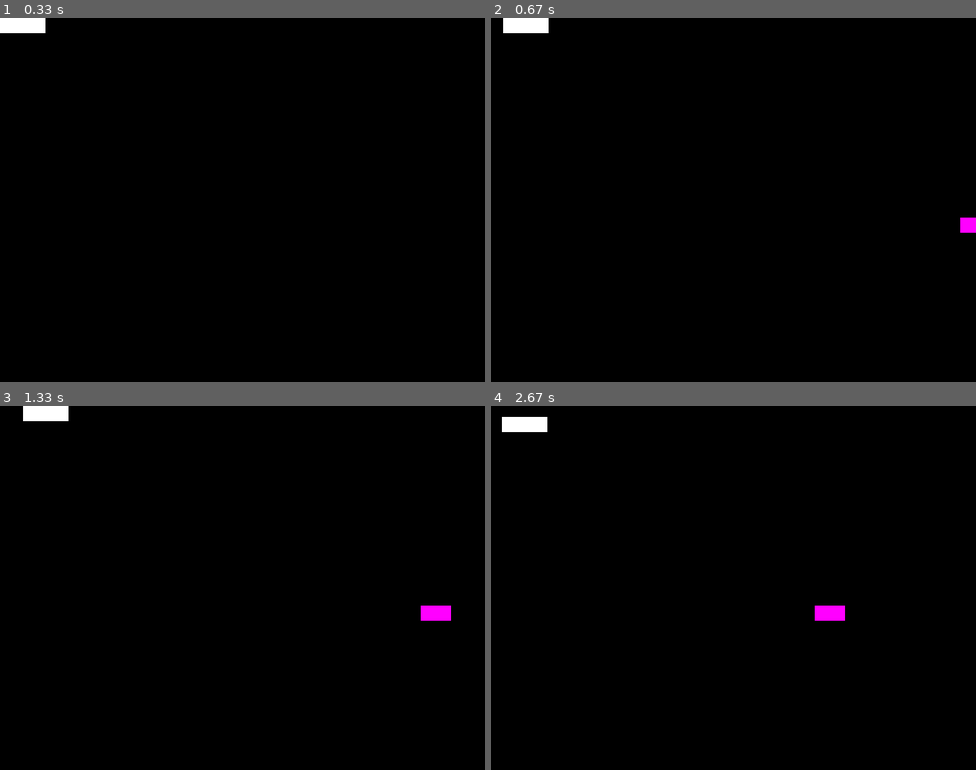
Above: before the commit, frames 1-4 (two rows, left to right).
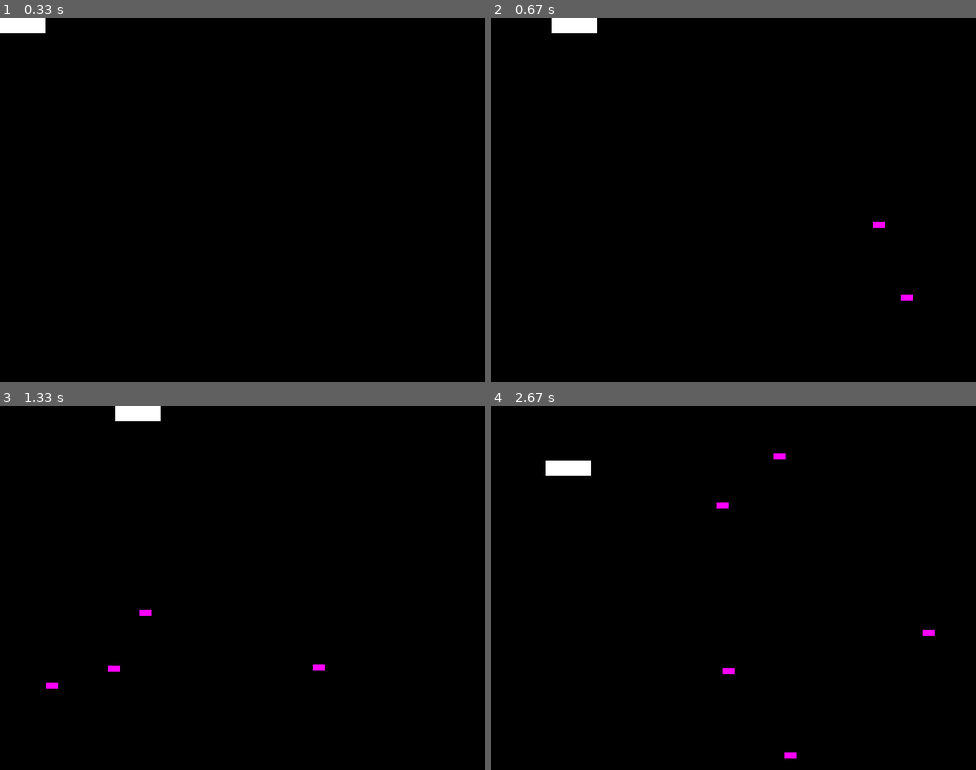
Above: after the commit, the same moments.

Repository: TejasJD/LearnPyGame
Game: pygame game, started from test.py
Same seed, same stepped clock (60 frames per second), same inputs: the game is played once before the commit and once after it.
Inputs:
- Up to frame 1 (0.33 s): no input
- Up to frame 2 (0.67 s): hold Right from 0.33 s (still down)
- Up to frame 3 (1.33 s): release Right at 0.8 s; hold Up 0.83-1.13 s; hold Right from 1.17 s (still down)
- Up to frame 4 (2.67 s): release Right at 1.63 s; hold Left 1.67-2.2 s; hold Down 2.23-2.53 s; hold Left from 2.57 s (still down)

Frame 1 is identical in both runs. In frame 2, 1.0% of the frame differs, in the area x 2-100%, y 0-78%; in frame 3, 1.2%; in frame 4, 1.2%, in the area x 2-92%, y 3-97%.

Commit message:
Final Commit

Diff:
--- a/test.py
+++ b/test.py
@@ -19,52 +19,57 @@
     def __init__(self):
         # inherit and initialize super class
         super().__init__()
-        # player surface object
         self.surf = pygame.Surface((75, 25))
         self.surf.fill(WHITE)
-        # player rect
         self.rect = self.surf.get_rect()
+        self.type = "PLAYER"
 
     # function that updates state of player
     # based on keys pressed
     def update(self, pressed_keys):
+        # depending on arrow keys pressed, player will move
         if pressed_keys[K_UP]:
-            self.rect.move_ip(0, -1)
-            # if it goes out of bou
-            if self.rect.top < 0:
-                self.rect.top = 0
+            self.rect.move_ip(0, -5)
         if pressed_keys[K_DOWN]:
-            self.rect.move_ip(0, 1)
-            if self.rect.bottom > SCREEN_HEIGHT:
-                self.rect.bottom = SCREEN_HEIGHT
+            self.rect.move_ip(0, 5)
         if pressed_keys[K_LEFT]:
-            self.rect.move_ip(-1, 0)
-            if self.rect.left < 0:
-                self.rect.left = 0
+            self.rect.move_ip(-5, 0)
         if pressed_keys[K_RIGHT]:
-            self.rect.move_ip(1, 0)
-            if self.rect.right > SCREEN_WIDTH:
-                self.rect.right = SCREEN_WIDTH
+            self.rect.move_ip(5, 0)
+
+        # this keeps player on screen
+        if self.rect.top < 0:
+            self.rect.top = 0
+        if self.rect.left < 0:
+            self.rect.left = 0
+        if self.rect.bottom > SCREEN_HEIGHT:
+            self.rect.bottom = SCREEN_HEIGHT
+        if self.rect.right > SCREEN_WIDTH:
+            self.rect.right = SCREEN_WIDTH
 
 # enemy class that extends sprite class
 class Enemy(pygame.sprite.Sprite):
     def __init__(self):
         super().__init__()
-        self.surf = pygame.Surface((50, 25))
+        self.surf = pygame.Surface((20, 10))
         self.surf.fill((255, 0, 255))
         self.rect = self.surf.get_rect(
             center=(
-                random.randint(SCREEN_WIDTH + 50, SCREEN_WIDTH + 100),
+                random.randint(SCREEN_WIDTH + 20, SCREEN_WIDTH + 100),
                 random.randint(0, SCREEN_HEIGHT)
             )
         )
-        self.speed = random.randint(1, 5)
+        self.speed = random.randint(5, 20)
+        self.type = "ENEMY"
 
     # enemy object has job to start from right edge of screen to left
     def update(self):
         self.rect.move_ip(-self.speed, 0)
+        if self.rect.left < 0:
+            self.kill()
 
-
+# pygame clock
+clock = pygame.time.Clock()
 
 # setting the display size
 screen = pygame.display.set_mode((SCREEN_WIDTH, SCREEN_HEIGHT))
@@ -74,9 +79,18 @@
 pygame.display.set_icon(icon)
 pygame.display.set_caption("LearnPyGame")
 
-# instantiate player and enemy object (enemy object will be changed later)
+# creating custom event for enemies to act
+# we want enemies to be added at regular intervals
+ADDENEMY = pygame.USEREVENT + 1
+pygame.time.set_timer(ADDENEMY, 250)
+
+# instantiating player object
 player = Player()
-enemy = Enemy()
+
+# creating sprite groups
+enemies = pygame.sprite.Group() # groups of all enemies
+all_sprites = pygame.sprite.Group() # groups of all entities on field
+all_sprites.add(player) # adding players to the main group
 
 # game loop control variable
 run = True
@@ -87,23 +101,38 @@
         # if close window button is clicked we stop the game
         if event.type == pygame.QUIT:
             run = False
+
+        # Add a new enemy ?
+        elif event.type == ADDENEMY:
+            new_enemy = Enemy()
+            enemies.add(new_enemy)
+            all_sprites.add(new_enemy)
+
     # fill screen with black
     screen.fill(BLACK)
 
     # get all keys pressed in current frame, for player
     pressed_keys = pygame.key.get_pressed()
+    player.update(pressed_keys)
 
-    # update their states
-    player.update(pressed_keys)
-    enemy.update()
+    # blit every entity in sprite group onto screen
+    for entity in all_sprites:
+        screen.blit(entity.surf, entity.rect)
 
-    # blit the game components onto the screen
-    screen.blit(player.surf, player.rect)
-    screen.blit(enemy.surf, enemy.rect)
+    # check if player collides any enemy
+    if pygame.sprite.spritecollideany(player, enemies):
+        player.kill()
+        run = False
+
+    # update the position of all enemies
+    enemies.update()
 
     # update all the changes made in that iteration
     # or after the previous flip
     pygame.display.flip()
 
+    # setting tick rate for processing of each frame
+    clock.tick(60)
+
 # uninitialize pygame
 pygame.quit()
Binary file added: images/jet.png
